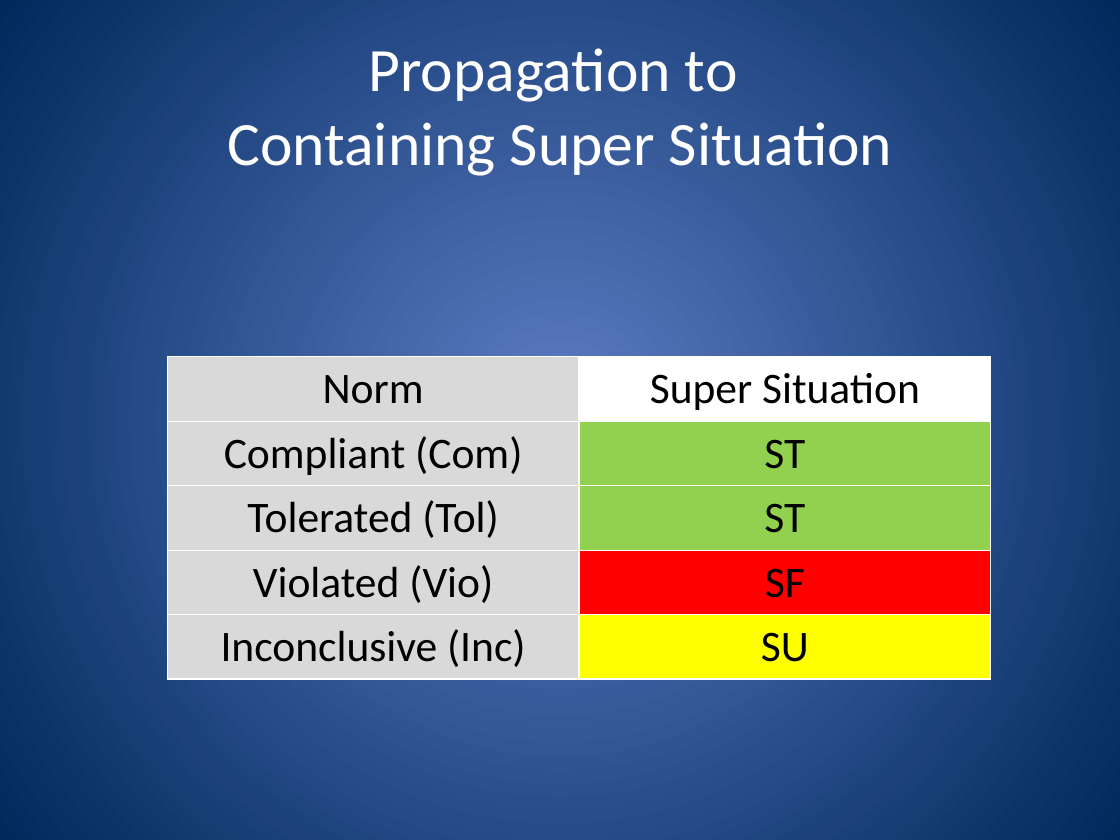
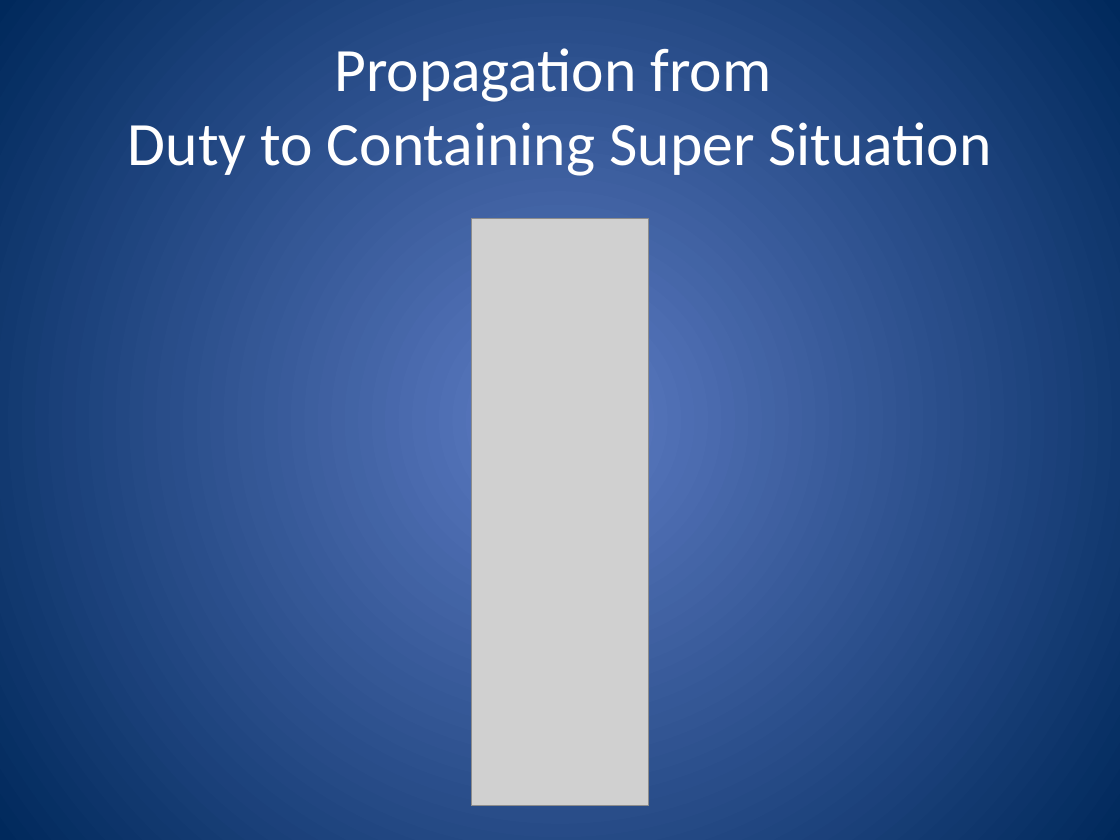
Before and after one commit to robinagandhi/modularnorms, a slide deck: slide 7 of examples/tutorial-slides.pptx. Drawn at 1120x840 pixels with LibreOffice and Linux fonts; fonts in the diff are those of the drawing; grey boxes stand for pictures. Boxes give left, top, right and bottom in pixels: in the first picture for what was removed or moved away, otherwise in the second. Text is boxed around its words. In the diff, an @@ line names an element or a change of style, - is before the commit and + after.

```diff
--- a/examples/tutorial-slides.pptx
+++ b/examples/tutorial-slides.pptx
@@ title at <box>128,48,991,176</box>: text changed @@
-Propagation to
-Containing Super Situation
+Propagation from
+Duty to Containing Super Situation
@@ picture added at <box>472,218,650,805</box> @@
@@ table removed at <box>167,357,991,674</box>, 5 rows, 2 columns @@
-Norm | Super Situation
-Compliant (Com) | ST
-Tolerated (Tol) | ST
-Violated (Vio) | SF
-Inconclusive (Inc) | SU
```
Also in this commit, not shown: 7 other slides changed, 1 slide added, 3 slides removed.
